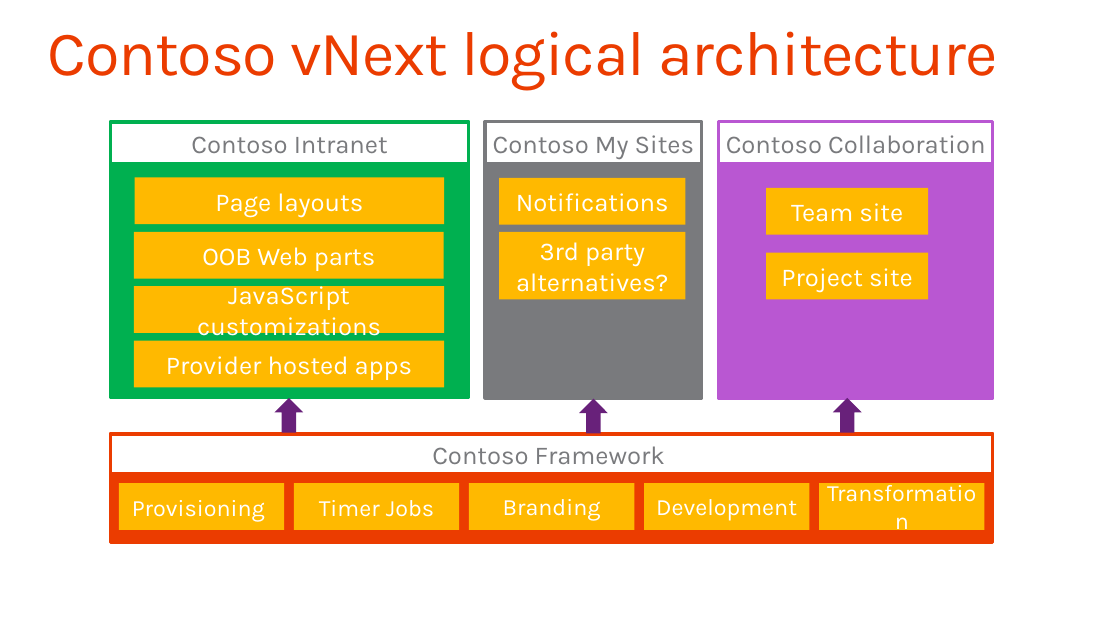
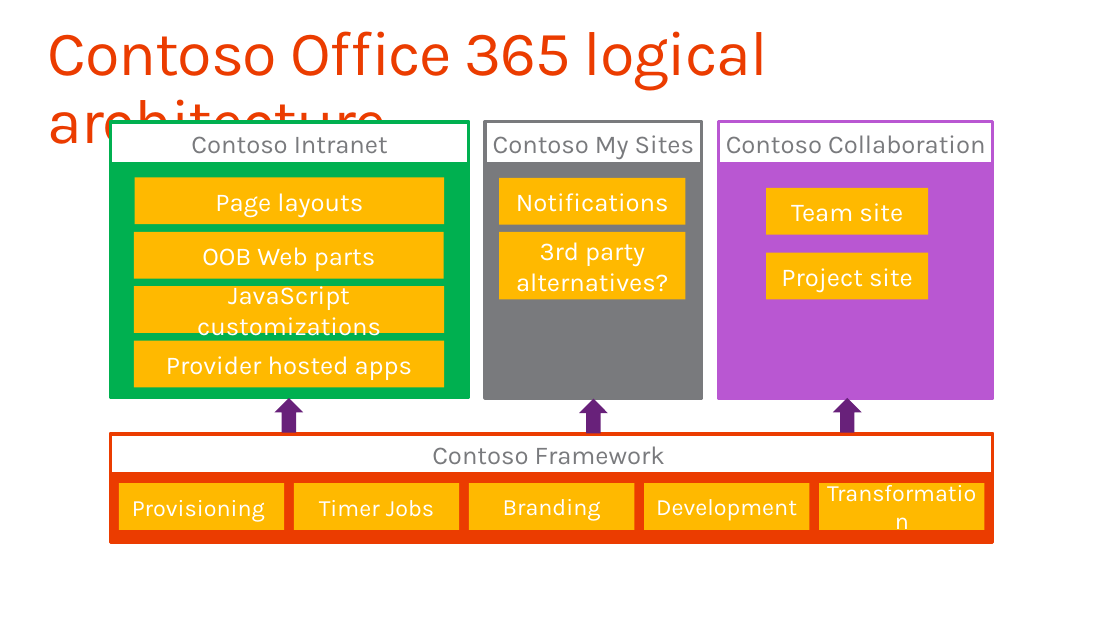
Before and after one commit to SharePoint/PnP-Guidance, a slide deck: slide 55 of PnP Transformation Process/Templates/Solution Assessment Report Presentation Template.pptx. Drawn at 1120x630 pixels with LibreOffice and Linux fonts; fonts in the diff are those of the drawing; background and template pictures are left out. Boxes give left, top, right and bottom in pixels: in the first picture for what was removed or moved away, otherwise in the second. Text is boxed around its words. In the diff, an @@ line names an element or a change of style, - is before the commit and + after.

```diff
--- a/PnP Transformation Process/Templates/Solution Assessment Report Presentation Template.pptx
+++ b/PnP Transformation Process/Templates/Solution Assessment Report Presentation Template.pptx
@@ title at (48,31,768,159): text changed @@
-Contoso vNext logical architecture
+Contoso Office 365 logical architecture
```
Also in this commit, not shown: 7 other slides changed, 5 other files.
